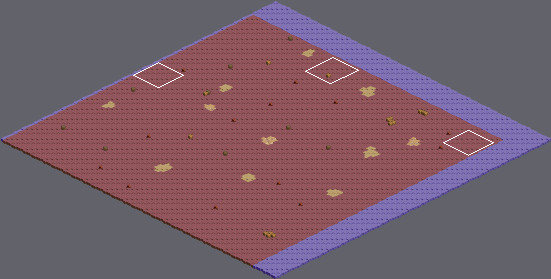
A Tiled map gets an edit: assets/client/maps/1/tilemap/tilemap.tmx. The picture above shows the old version from afar; the outline marks the close-up.
Close-up. As it was:
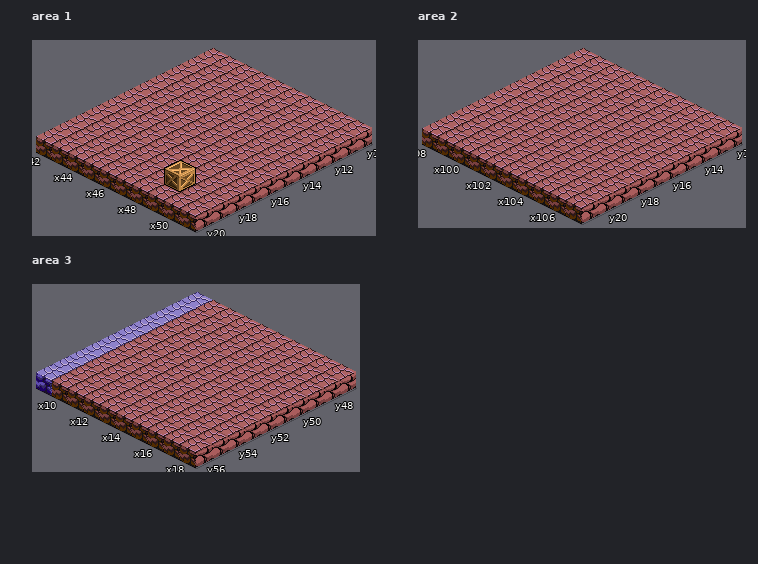
Cells are 64x32 px. Isometric: x runs down to the right, y down to the left. Shown: area 1 x 42..51, y 10..20; area 2 x 98..107, y 12..21; area 3 x 9..18, y 47..56. The commit also changed other parts of the map, which this record leaves out.
New version:
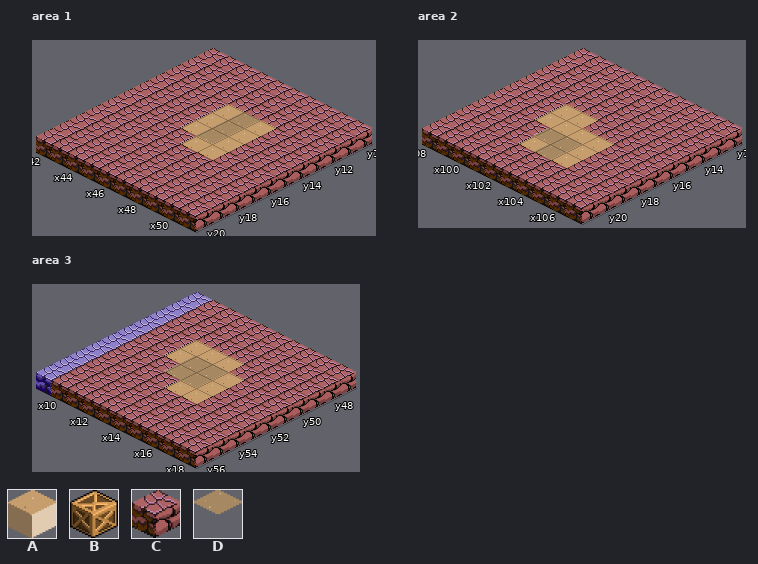
Key: from "tileset": A 84, B 222, C 294, D 318.
_ is an empty cell.
From old to new:
Layer "third", area 1:
Tile C gives way to tile A in rows 13 to 15 at x 46 and 48; in row 16 at x 47 to 48.
Tile C gives way to tile D in rows 13 to 15 at x 47.
Layer "second", area 1:
The edit erases tile B in row 18 at x 48.
Layer "third", area 2:
Tile C gives way to tile A in row 16 at x 101 to 102; in row 17 at x 101 to 104; in row 18 at x 104; in row 19 at x 102 and 104.
Tile C gives way to tile D in row 18 at x 102 to 103; in row 19 at x 103.
Layer "third", area 3:
Tile C gives way to tile A in row 50 at x 12 to 14; in row 51 at x 12 and 15; in row 52 at x 15; in row 53 at x 14 to 15.
Tile C gives way to tile D in rows 51 to 52 at x 13 to 14.
Where, in picture pixels (left, top, right, bottom), the same in both close-ups:
changed: (164, 104, 276, 192)
changed: (519, 104, 614, 168)
changed: (164, 340, 244, 404)
